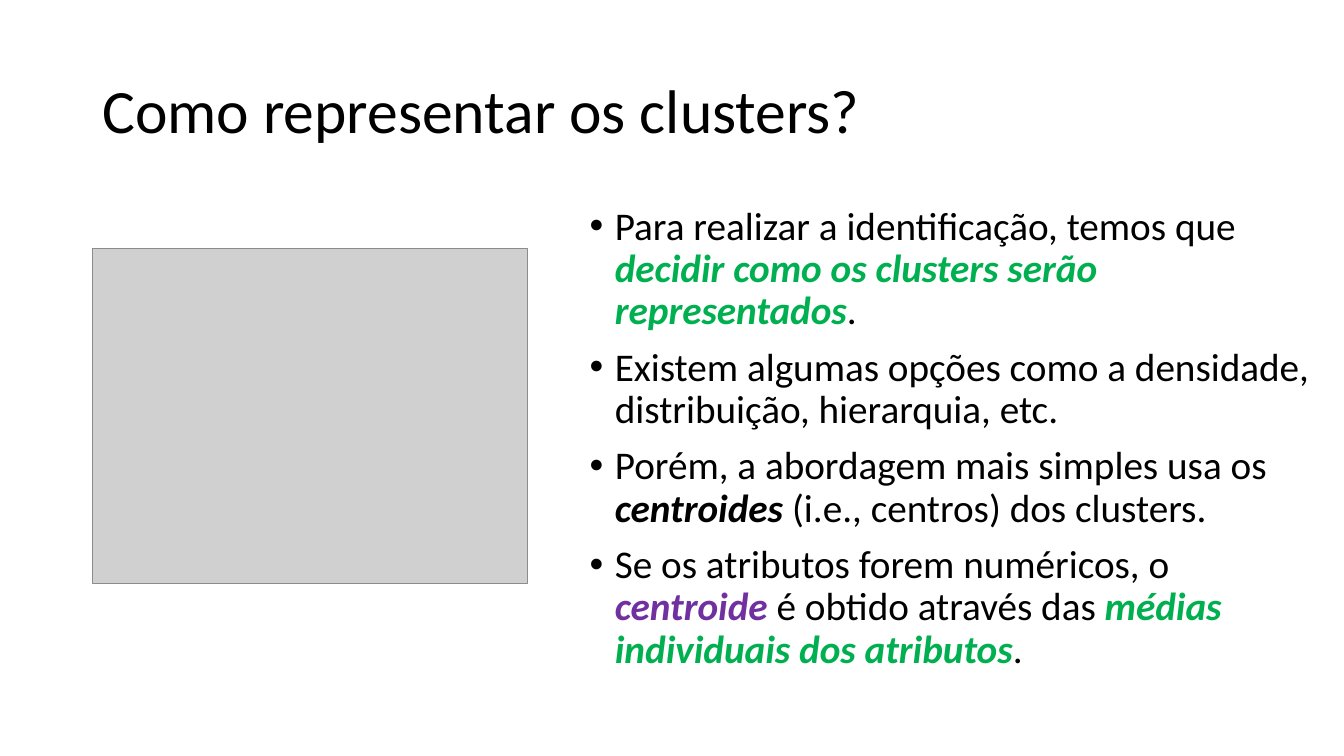
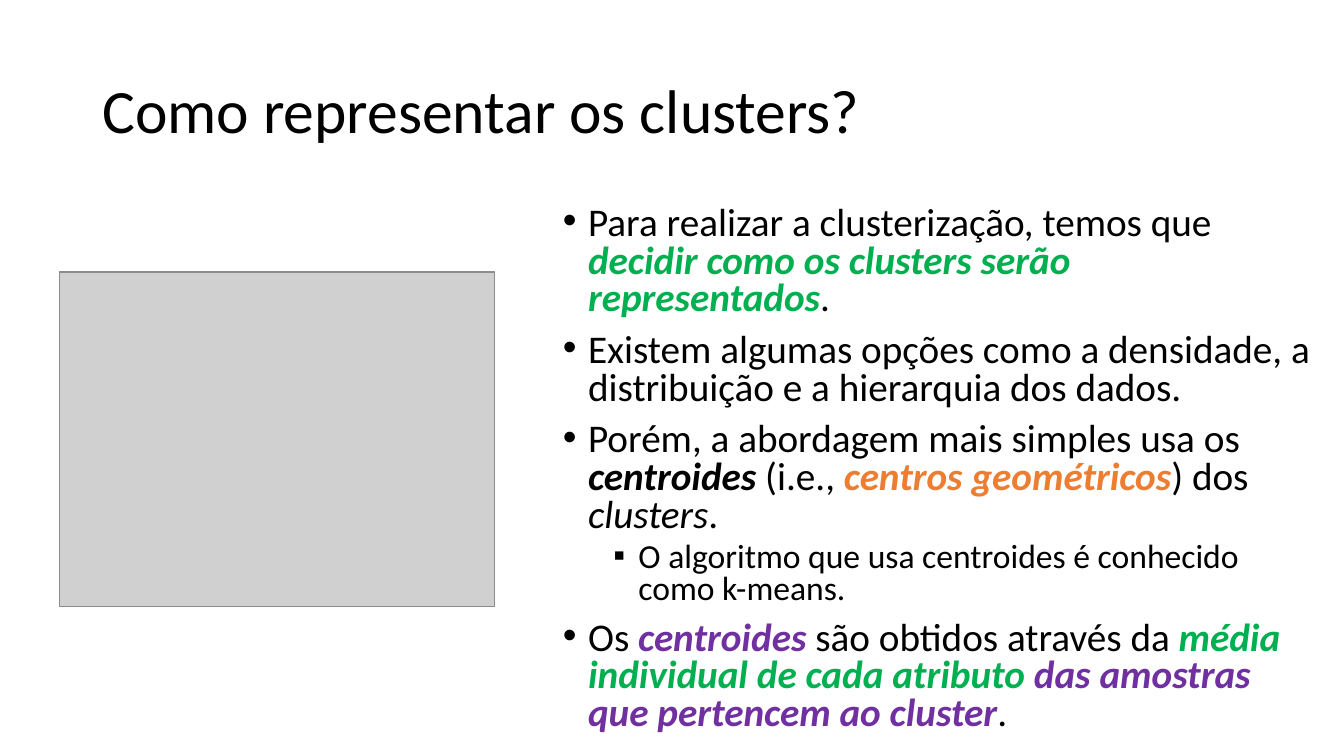
Before and after one commit to zz4fap/t320_aprendizado_de_maquina, a slide deck: slide 7 of slides/T320_kMeans.pptx. Drawn at 1344x756 pixels with LibreOffice and Linux fonts; fonts in the diff are those of the drawing; grey boxes stand for pictures. Boxes give left, top, right and bottom in pixels: in the first picture for what was removed or moved away, otherwise in the second. Text is boxed around its words. In the diff, an @@ line names an element or a change of style, - is before the commit and + after.

```diff
--- a/slides/T320_kMeans.pptx
+++ b/slides/T320_kMeans.pptx
@@ text at [588, 208, 1310, 732]: text changed @@
-• Para realizar a identificação, temos que decidir como os clusters serão representados.
-• Existem algumas opções como a densidade, distribuição, hierarquia, etc.
-• Porém, a abordagem mais simples usa os centroides (i.e., centros) dos clusters.
-• Se os atributos forem numéricos, o centroide é obtido através das médias individuais dos atributos.
+• Para realizar a clusterização, temos que decidir como os clusters serão representados.
+• Existem algumas opções como a densidade, a distribuição e a hierarquia dos dados.
+• Porém, a abordagem mais simples usa os centroides (i.e., centros geométricos) dos clusters.
+  ▪ O algoritmo que usa centroides é conhecido como k-means.
+• Os centroides são obtidos através da média individual de cada atributo das amostras que pertencem ao cluster.
@@ picture: place and size @@
-picture at [93, 248, 528, 583]
+picture at [59, 272, 495, 607]
```
Also in this commit, not shown: 11 other slides changed, 4 slides added, 4 slides removed, 2 other files.
